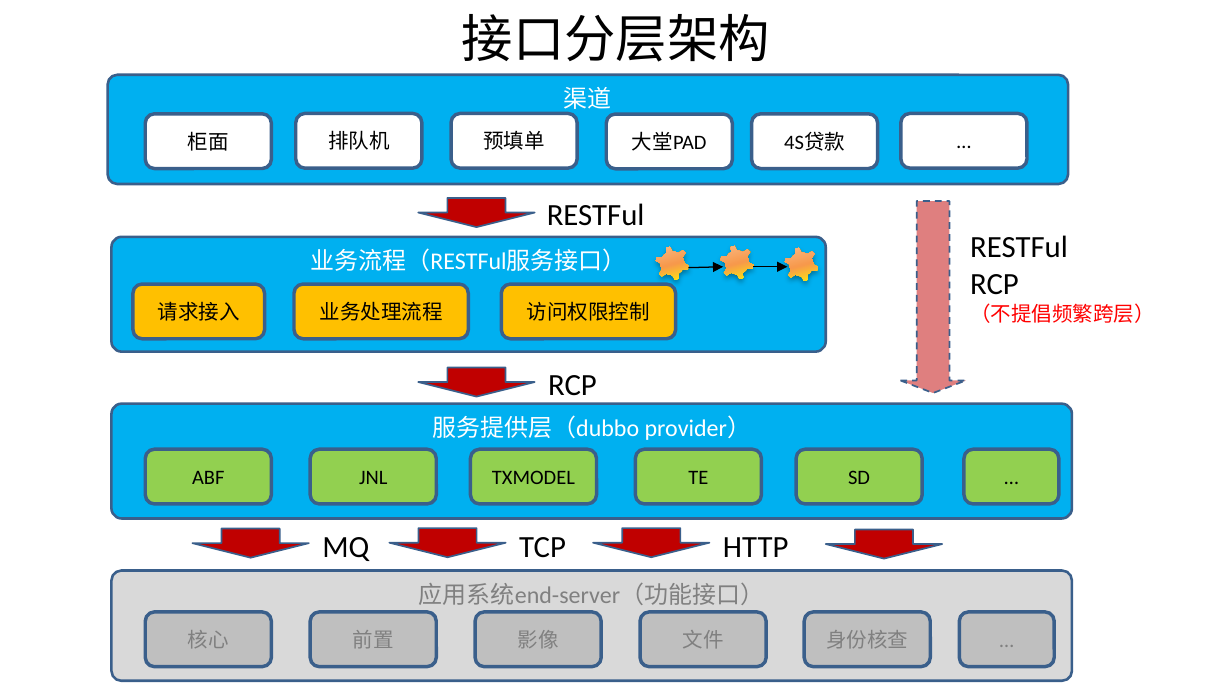
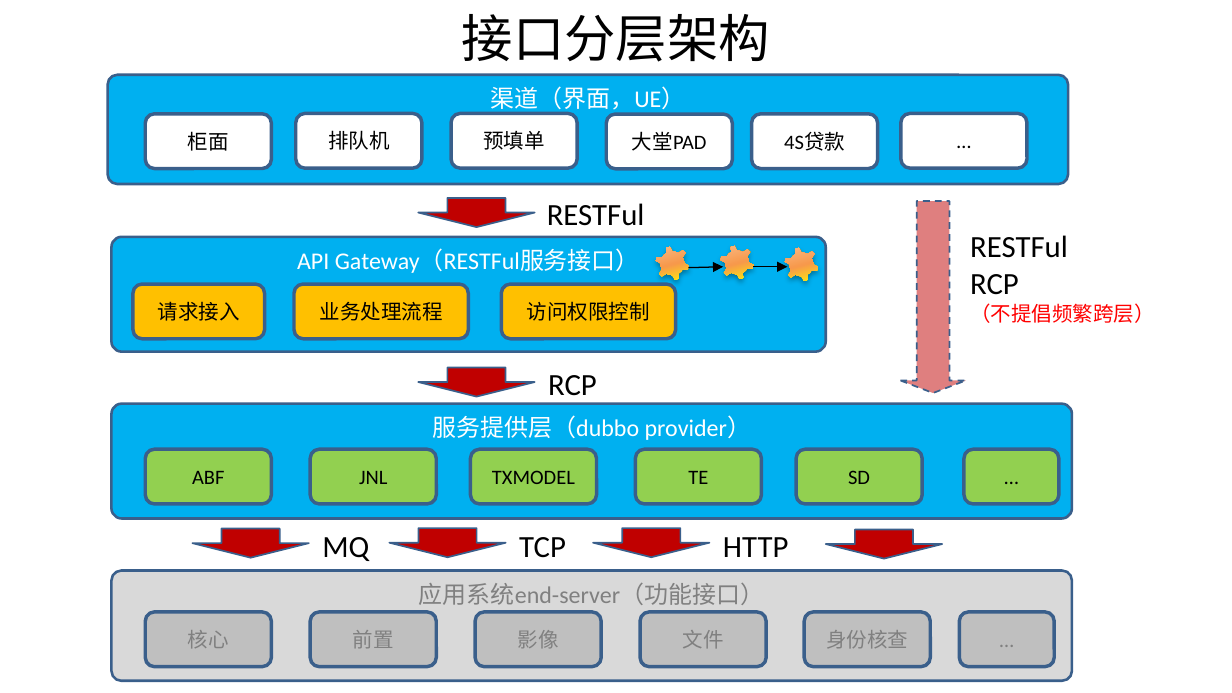
Before and after one commit to shiyunlai/tistools, a slide deck: slide 10 of readme/TIStools.pptx (slide 9 before the commit). Drawn at 1232x693 pixels with LibreOffice and Linux fonts; fonts in the diff are those of the drawing. Boxes give left, top, right and bottom in pixels: in the first picture for what was removed or moved away, otherwise in the second. Text is boxed around its words. In the diff, an @@ line names an element or a change of style, - is before the commit and + after.

```diff
--- a/readme/TIStools.pptx
+++ b/readme/TIStools.pptx
@@ text in rounded rectangle at [490,86,685,114]: text changed @@
-渠道
+渠道（界面，UE）
@@ text in rounded rectangle at [297,249,640,273]: text changed @@
-业务流程（RESTFul服务接口）
+API Gateway（RESTFul服务接口）
```
Also in this commit, not shown: 2 other slides changed, 7 slides added, 1 other file.
